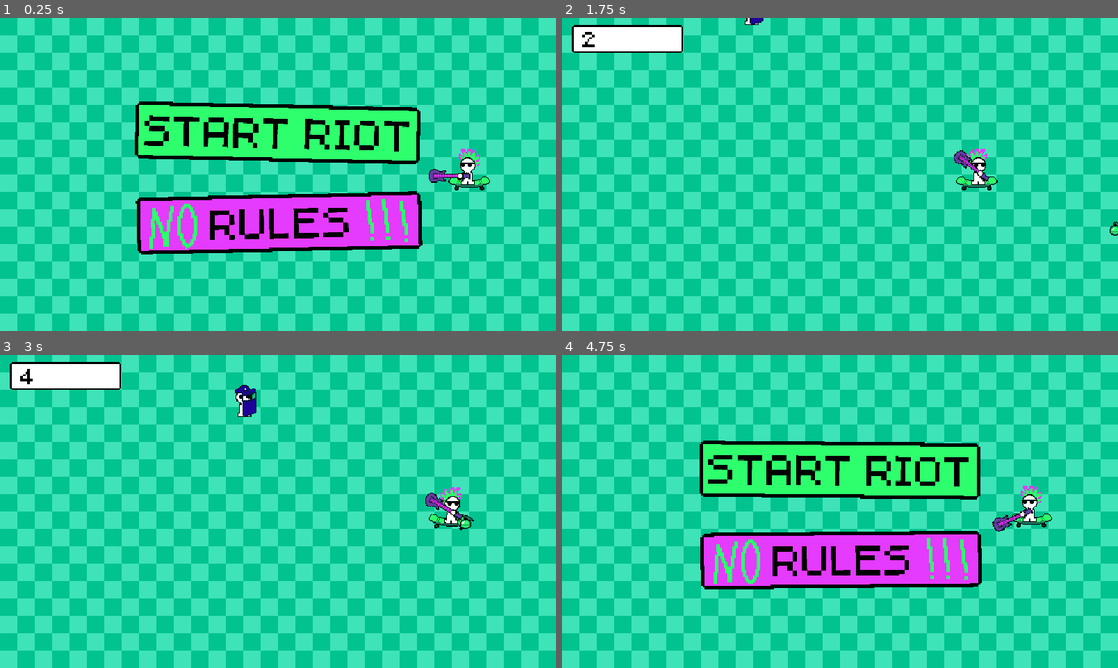
Above: before the commit, frames 1-4 (two rows, left to right).
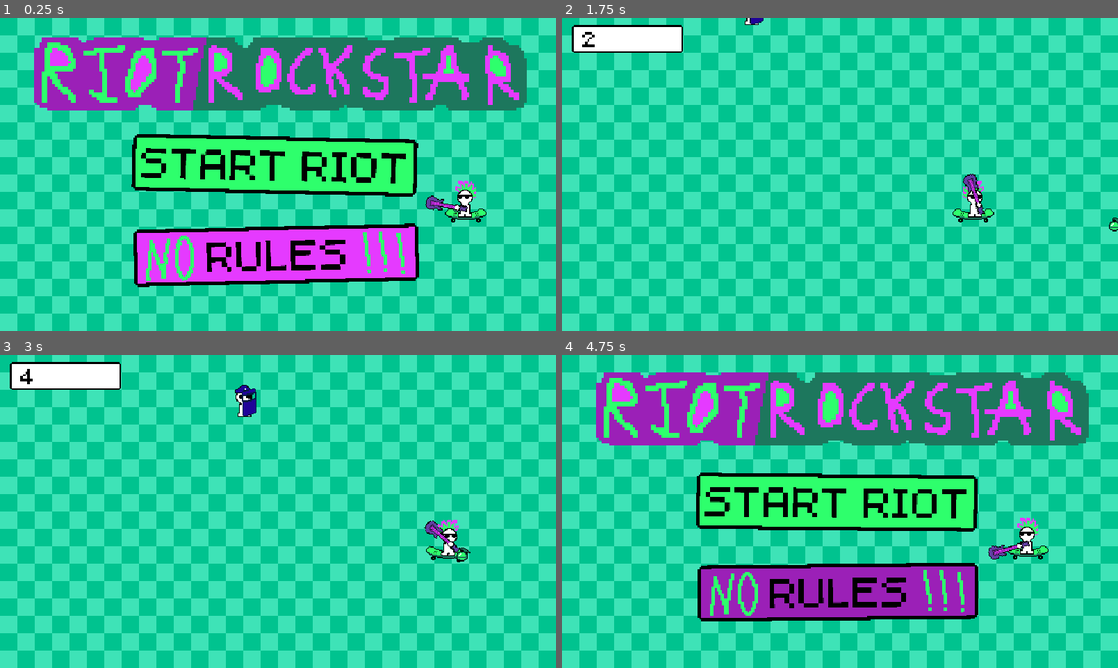
Above: after the commit, the same moments.

Repository: KyleTiley/PlayfulAnarchy
Game: Godot game, scene res://main.tscn
Same seed, same stepped clock (60 frames per second), same inputs: the game is played once before the commit and once after it.
Inputs (mouse positions are in pixels of both pictures, inside the frame that each line leads up to):
- Up to frame 1 (0.25 s): no input
- Up to frame 2 (1.75 s): click "START RIOT" at 0.5 s; move the mouse to (962, 158) at 1.27 s; hold D (right_input) from 1.28 s (still down)
- Up to frame 3 (3 s): move the mouse to (166, 527) at 2.02 s; release D (right_input) at 2.03 s; hold S (down_input) 2.03-2.78 s; move the mouse to (333, 442) at 2.77 s; hold D (right_input) from 2.78 s (still down)
- Up to frame 4 (4.75 s): move the mouse to (812, 574) at 3.52 s; release D (right_input) at 3.53 s; hold W (up_input) 3.53-4.25 s; click "RIOT AGAIN?" at 4.25 s

The runs differ from the first frame. In frame 1, 45% of the frame differs, in the area x 6-95%, y 6-86%; in frame 2, 1.1%; in frame 3, 1.2%; in frame 4, 47%, in the area x 6-95%, y 5-86%.

Commit message:
exporting

Diff:
--- a/Enemies/CopSpawner.gd
+++ b/Enemies/CopSpawner.gd
@@ -22,7 +22,7 @@
 		var new_rand = random_number_generator(0, 100)
 		var new_cop
 		if new_rand < 80:
-			new_cop = cop.instantiate()
+			new_cop = riot_cop.instantiate()
 		else:
 			new_cop = riot_cop.instantiate()
 		get_parent().add_child(new_cop)
--- a/Enemies/Grenade.gd
+++ b/Enemies/Grenade.gd
@@ -23,11 +23,12 @@
 	position = q0.lerp(q1, min(t, 1.0))
 
 func explode():
-	has_exploded = true
 	$Sprite2D.hide()
 	$AnimationPlayer.play("explode")
 	$Boom.play()
-	await get_tree().create_timer(0.5).timeout
+	await get_tree().create_timer(0.1).timeout
+	has_exploded = true
+	await get_tree().create_timer(0.4).timeout
 	$Explosion.hide()
 	$Explosion/Area2D/CollisionShape2D.set_deferred("disabled", true)
 	await get_tree().create_timer(2).timeout
--- a/Enemies/cop.tscn
+++ b/Enemies/cop.tscn
@@ -194,5 +194,6 @@
 
 [node name="Riff" type="AudioStreamPlayer" parent="."]
 stream = ExtResource("4_m2xue")
+volume_db = 10.0
 
 [connection signal="area_entered" from="Area2D" to="." method="_on_area_2d_area_entered"]
--- a/Enemies/riotcop.tscn
+++ b/Enemies/riotcop.tscn
@@ -25,6 +25,33 @@
 [sub_resource type="RectangleShape2D" id="RectangleShape2D_esd5s"]
 size = Vector2(16, 32)
 
+[sub_resource type="Animation" id="Animation_il2y4"]
+length = 0.001
+tracks/0/type = "value"
+tracks/0/imported = false
+tracks/0/enabled = true
+tracks/0/path = NodePath("Sprite2D:material:shader_parameter/flash_opacity")
+tracks/0/interp = 1
+tracks/0/loop_wrap = true
+tracks/0/keys = {
+"times": PackedFloat32Array(0),
+"transitions": PackedFloat32Array(1),
+"update": 0,
+"values": [0.0]
+}
+tracks/1/type = "value"
+tracks/1/imported = false
+tracks/1/enabled = true
+tracks/1/path = NodePath(".:rotation")
+tracks/1/interp = 1
+tracks/1/loop_wrap = true
+tracks/1/keys = {
+"times": PackedFloat32Array(0),
+"transitions": PackedFloat32Array(1),
+"update": 0,
+"values": [0.0]
+}
+
 [sub_resource type="Animation" id="Animation_h6vf5"]
 resource_name = "break_shield"
 length = 0.3
@@ -51,33 +78,6 @@
 "transitions": PackedFloat32Array(1, 1),
 "update": 0,
 "values": [0.0, 1.5708]
-}
-
-[sub_resource type="Animation" id="Animation_il2y4"]
-length = 0.001
-tracks/0/type = "value"
-tracks/0/imported = false
-tracks/0/enabled = true
-tracks/0/path = NodePath("Sprite2D:material:shader_parameter/flash_opacity")
-tracks/0/interp = 1
-tracks/0/loop_wrap = true
-tracks/0/keys = {
-"times": PackedFloat32Array(0),
-"transitions": PackedFloat32Array(1),
-"update": 0,
-"values": [0.0]
-}
-tracks/1/type = "value"
-tracks/1/imported = false
-tracks/1/enabled = true
-tracks/1/path = NodePath(".:rotation")
-tracks/1/interp = 1
-tracks/1/loop_wrap = true
-tracks/1/keys = {
-"times": PackedFloat32Array(0),
-"transitions": PackedFloat32Array(1),
-"update": 0,
-"values": [0.0]
 }
 
 [sub_resource type="AnimationLibrary" id="AnimationLibrary_umes8"]
@@ -267,8 +267,10 @@
 
 [node name="Riff" type="AudioStreamPlayer" parent="."]
 stream = ExtResource("5_deamn")
+volume_db = 10.0
 
 [node name="ShieldCrack" type="AudioStreamPlayer" parent="."]
 stream = ExtResource("6_68tdj")
+volume_db = -5.0
 
 [connection signal="area_entered" from="Area2D" to="." method="_on_area_2d_area_entered"]
--- a/main.tscn
+++ b/main.tscn
@@ -18,6 +18,7 @@
 [ext_resource type="Texture2D" uid="uid://p7ggmtbyy8kn" path="res://Assets/CloseButton.png" id="12_tmwf6"]
 [ext_resource type="Texture2D" uid="uid://bm5swhtfn7v1s" path="res://Assets/Exclame.png" id="13_ndpvt"]
 [ext_resource type="Texture2D" uid="uid://balr4cvfmipxb" path="res://Assets/CloseButton2.png" id="16_8fr2y"]
+[ext_resource type="Texture2D" uid="uid://blxgtdtxviesm" path="res://Assets/PlayfulAnarchy.png" id="19_4o4l4"]
 [ext_resource type="AudioStream" uid="uid://epsqk4oolrv8" path="res://Sounds/Click.ogg" id="19_wb3bj"]
 
 [sub_resource type="RectangleShape2D" id="RectangleShape2D_nbo67"]
@@ -152,6 +153,18 @@
 "update": 0,
 "values": [Vector2(1.05, 1.05), Vector2(1.1, 1.1), Vector2(1.05, 1.05), Vector2(1.1, 1.1), Vector2(1.05, 1.05)]
 }
+tracks/5/type = "value"
+tracks/5/imported = false
+tracks/5/enabled = true
+tracks/5/path = NodePath("TextureRect:position")
+tracks/5/interp = 1
+tracks/5/loop_wrap = true
+tracks/5/keys = {
+"times": PackedFloat32Array(0, 1, 2, 3, 4),
+"transitions": PackedFloat32Array(1, 1, 1, 1, 1),
+"update": 0,
+"values": [Vector2(39, 15), Vector2(39, 25), Vector2(39, 15), Vector2(39, 5), Vector2(39, 15)]
+}
 
 [sub_resource type="Animation" id="Animation_i5atd"]
 length = 0.001
@@ -215,6 +228,18 @@
 "update": 0,
 "values": [Vector2(1, 1)]
 }
+tracks/5/type = "value"
+tracks/5/imported = false
+tracks/5/enabled = true
+tracks/5/path = NodePath("TextureRect:position")
+tracks/5/interp = 1
+tracks/5/loop_wrap = true
+tracks/5/keys = {
+"times": PackedFloat32Array(0),
+"transitions": PackedFloat32Array(1),
+"update": 0,
+"values": [Vector2(39, 15)]
+}
 
 [sub_resource type="AnimationLibrary" id="AnimationLibrary_fje6x"]
 _data = {
@@ -235,7 +260,7 @@
 stretch_mode = 1
 
 [node name="Player" parent="Game" instance=ExtResource("2_g2fjy")]
-position = Vector2(540, 192)
+position = Vector2(536.5, 229)
 
 [node name="Boundaries" type="Node2D" parent="Game"]
 
@@ -292,11 +317,6 @@
 
 [node name="Spawn4" type="Node2D" parent="Game/GrenadeSpawner"]
 position = Vector2(-50, 410)
-
-[node name="DebugCamera2D" type="Camera2D" parent="Game"]
-position = Vector2(320, 180)
-enabled = false
-zoom = Vector2(0.635, 0.635)
 
 [node name="GameUI" type="Control" parent="Game"]
 visible = false
@@ -419,10 +439,10 @@
 anchor_top = 0.5
 anchor_right = 0.5
 anchor_bottom = 0.5
-offset_left = -80.0
-offset_top = -67.0
-offset_right = 80.0
-offset_bottom = -35.0
+offset_left = -83.5
+offset_top = -30.0
+offset_right = 76.5
+offset_bottom = 2.0
 grow_horizontal = 2
 grow_vertical = 2
 rotation = 0.0872665
@@ -453,10 +473,10 @@
 anchor_top = 0.5
 anchor_right = 0.5
 anchor_bottom = 0.5
-offset_left = -79.0
-offset_top = 35.0
-offset_right = 81.0
-offset_bottom = 67.0
+offset_left = -82.5
+offset_top = 72.0
+offset_right = 77.5
+offset_bottom = 104.0
 grow_horizontal = 2
 grow_vertical = 2
 scale = Vector2(2, 2)
@@ -585,6 +605,15 @@
 libraries = {
 "": SubResource("AnimationLibrary_fje6x")
 }
+
+[node name="TextureRect" type="TextureRect" parent="Menu"]
+texture_filter = 1
+layout_mode = 0
+offset_left = 39.0
+offset_top = 15.0
+offset_right = 606.0
+offset_bottom = 99.0
+texture = ExtResource("19_4o4l4")
 
 [node name="UI_Click" type="AudioStreamPlayer" parent="."]
 stream = ExtResource("19_wb3bj")
Binary file changed: Assets/PlayfulAnarchy.aseprite
Binary file added: Assets/PlayfulAnarchy.png
Not shown, added: Assets/PlayfulAnarchy.png.import
Not shown: 1 places in main.tscn that only renumber resources
